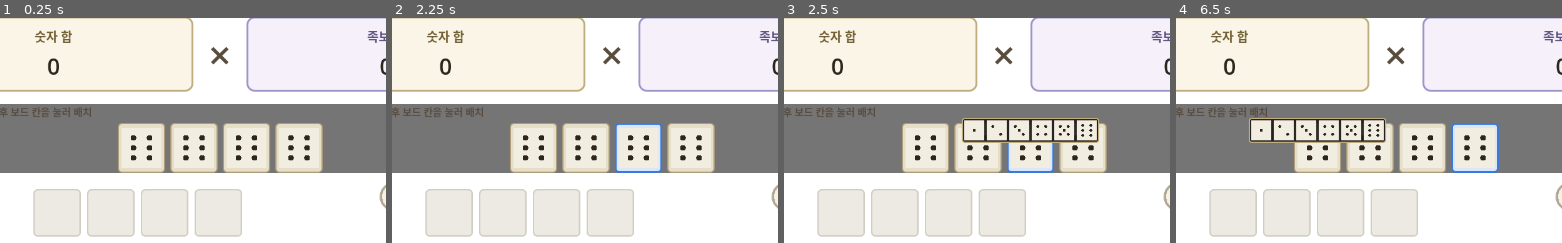
Above: before the commit, frames 1-4 (left to right).
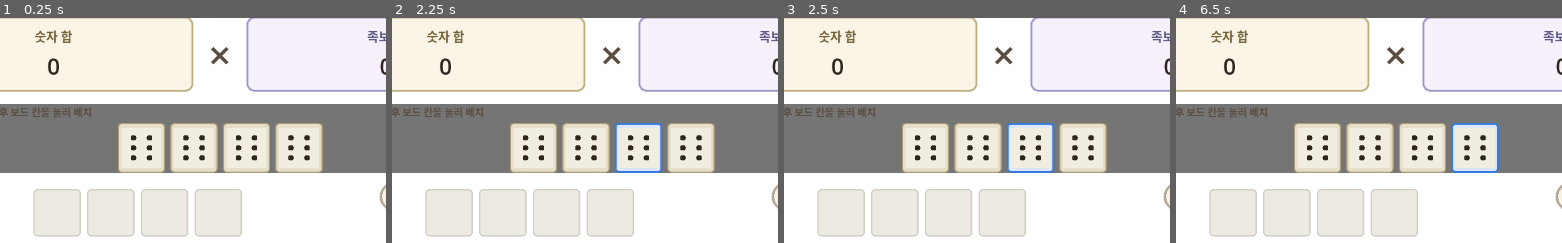
Above: after the commit, the same moments.

Repository: NyongNyongNyong/cat_dice_game
Game: Godot game, scene res://scenes/game/main.tscn
The game is run twice, just before and just after one commit, with the same random seed, the same clock (stepped at 60 frames per second) and the same inputs.
Inputs (mouse positions are % of the whole screen's width and height, from its top left):
- Up to frame 1 (0.25 s): no input
- Up to frame 2 (2.25 s): tap Enter at 0.5, 2 s; drag from (30, 56) to (60, 28) at 0.52 s; tap Space at 1.25 s; drag from (37, 56) to (45, 70) at 1.27 s; move the mouse to (44, 56) at 2.02 s; click (44, 56) at 2.17 s
- Up to frame 3 (2.5 s): no input
- Up to frame 4 (6.5 s): tap Space at 2.75, 4.25 s; drag from (51, 56) to (19, 35) at 2.77 s; tap Enter at 3.5 s; drag from (19, 70) to (55, 50) at 3.52 s; drag from (26, 70) to (34, 25) at 4.27 s; move the mouse to (33, 70) at 5.02 s; click (33, 70) at 5.17 s; drag from (40, 70) to (29, 55) at 5.77 s
The pictures show only the part of the screen within x 12-62%, y 27-77%; the shares and areas given below are measured in that part.

Frames 1-2 are identical in both runs. In frame 3, 2.7% of the frame differs, in the area x 46-82%, y 44-56%; in frame 4, 3.1%, in the area x 18-55%, y 44-56%.

Commit message:
Revert "merge: feature/dice-face-hover into main"
This reverts commit e3fc54963f20d7fb4693456517067118ee61ced6, reversing
changes made to e7a2339524307abf60135e555a9fbdaaf1e60a6b.

Diff:
--- a/game/scripts/ui/run_scene.gd
+++ b/game/scripts/ui/run_scene.gd
@@ -22,7 +22,6 @@
 const TARGET_PROGRESS_SEGMENT_PAUSE := 0.08
 const TARGET_PROGRESS_MAX_SEGMENTS := 24
 const TARGET_REWARD_FLOAT_DURATION := 0.62
-const FACE_PREVIEW_HOVER_DELAY := 0.32
 
 @onready var _floor_label: Label = %FloorLabel
 @onready var _gold_label: Label = %GoldLabel
@@ -56,8 +55,6 @@
 var _is_animating_target_progress := false
 var _target_progress_tween: Tween
 var _roll_slot: Control
-var _hovered_owned_index := -1
-var _face_preview_request_id := 0
 
 
 func _ready() -> void:
@@ -81,6 +78,7 @@
 		_dice_row, _popup_overlay, _left_value, _right_value, _status_label
 	)
 	_reroll_preview_presenter.setup(_dice_popup_layer)
+	_reroll_preview_presenter.set_active(false)
 
 	_round.phase_changed.connect(_on_round_phase_changed)
 	_round.dice_rolled.connect(_on_dice_rolled)
@@ -130,7 +128,6 @@
 		var dice: Control = DICE_SCENE.instantiate()
 		slot.set_dice_view(dice)
 		_apply_preview_face(dice, resource)
-		_wire_slot_face_hover(slot, owned_index)
 
 
 func _refresh_tray() -> void:
@@ -152,81 +149,7 @@
 		var dice: Control = DICE_SCENE.instantiate()
 		chip.set_dice_view(dice)
 		_apply_preview_face(dice, _round_owned_resource(owned_index))
-		_wire_slot_face_hover(chip, owned_index)
 		_tray_chips.append(chip)
-
-
-func _wire_slot_face_hover(slot: Control, owned_index: int) -> void:
-	if not slot.mouse_entered.is_connected(_on_dice_hover_entered):
-		slot.mouse_entered.connect(_on_dice_hover_entered.bind(owned_index, slot))
-	if not slot.mouse_exited.is_connected(_on_dice_hover_exited):
-		slot.mouse_exited.connect(_on_dice_hover_exited)
-
-
-func _on_dice_hover_entered(owned_index: int, slot: Control) -> void:
-	_hovered_owned_index = owned_index
-	_face_preview_request_id += 1
-	var request_id := _face_preview_request_id
-	await get_tree().create_timer(FACE_PREVIEW_HOVER_DELAY).timeout
-	if request_id != _face_preview_request_id:
-		return
-	if _hovered_owned_index != owned_index:
-		return
-	if not _can_hover_dice_faces():
-		return
-
-	var resource := _round_owned_resource(owned_index)
-	if resource == null:
-		return
-	if not slot.has_method("get_dice_view"):
-		return
-	var dice_view: Control = slot.get_dice_view()
-	if dice_view == null:
-		return
-
-	var roll_index := _roll_index_for_owned(owned_index)
-	_reroll_preview_presenter.show_die_faces(
-		dice_view,
-		resource.get_faces(),
-		_get_face_hover_context(roll_index, resource),
-		roll_index,
-	)
-
-
-func _on_dice_hover_exited() -> void:
-	_hovered_owned_index = -1
-	_face_preview_request_id += 1
-	_reroll_preview_presenter.hide_preview()
-
-
-func _can_hover_dice_faces() -> bool:
-	if RunManager.run_finished:
-		return false
-	match _round.phase:
-		RoundPhase.Phase.IDLE, RoundPhase.Phase.REROLL_READY:
-			return true
-		_:
-			return false
-
-
-func _roll_index_for_owned(owned_index: int) -> int:
-	var roll_idx := 0
-	for cell in RunManager.board_placement.size():
-		var placed_owned: int = RunManager.board_placement[cell]
-		if placed_owned < 0:
-			continue
-		if placed_owned == owned_index:
-			return roll_idx
-		roll_idx += 1
-	return -1
-
-
-func _get_face_hover_context(roll_index: int, resource: Resource) -> Array[Resource]:
-	if roll_index >= 0 and not _round.dice_faces.is_empty() and roll_index < _round.dice_faces.size():
-		return _round.dice_faces
-	if resource != null:
-		return resource.get_faces()
-	return []
 
 
 func _round_owned_resource(owned_index: int) -> Resource:
@@ -347,16 +270,12 @@
 
 
 func _on_dice_rolled(values: Array[int]) -> void:
-	_reroll_preview_presenter.set_active(false)
-	_reroll_preview_presenter.hide_preview()
 	await _roll_presenter.play_roll(_round.dice_faces, values, _get_roll_face_candidates())
 	await _play_dice_face_effects(_round.dice_faces, values)
 	_round.complete_roll_presentation()
 
 
 func _on_score_ready(evaluation: HandEvaluation) -> void:
-	_reroll_preview_presenter.set_active(false)
-	_reroll_preview_presenter.hide_preview()
 	await _score_presenter.play(evaluation, false, -1, _round.dice_faces)
 	_is_animating_target_progress = true
 	var previous_score := RunManager.current_score
@@ -411,8 +330,6 @@
 
 func _open_shop() -> void:
 	_selected_owned_index = -1
-	_reroll_preview_presenter.set_active(false)
-	_reroll_preview_presenter.hide_preview()
 	RunManager.enter_shop()
 	GameFlow.show_shop()
 
@@ -490,7 +407,6 @@
 		or not RunManager.can_advance_floor()
 		or RunManager.run_finished
 	)
-	_reroll_preview_presenter.set_active(_can_hover_dice_faces())
 	_update_status()
 
 
